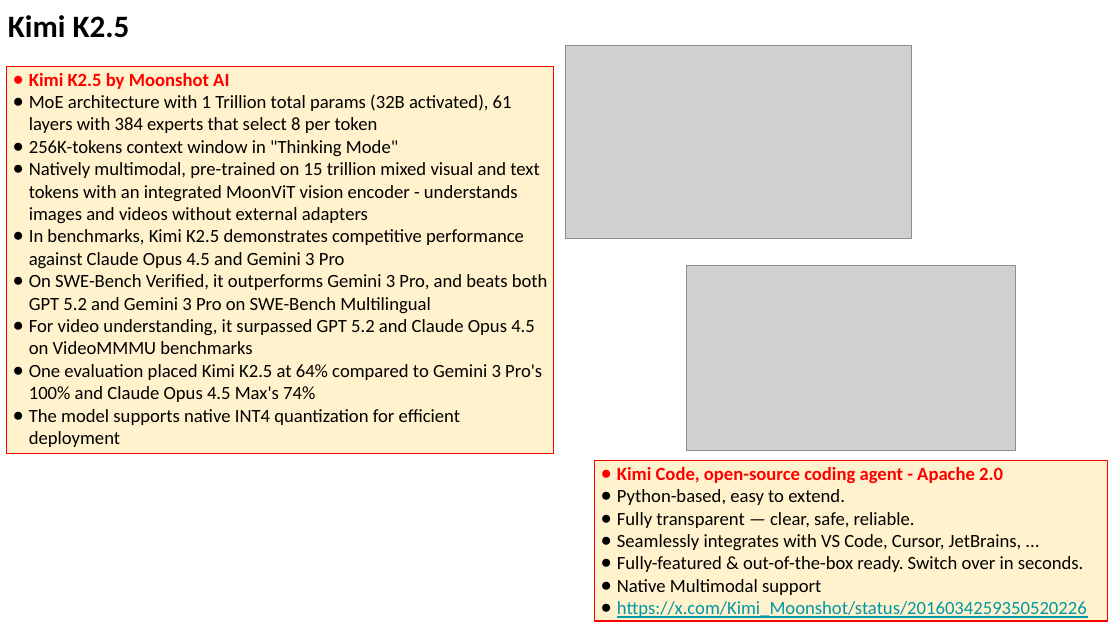
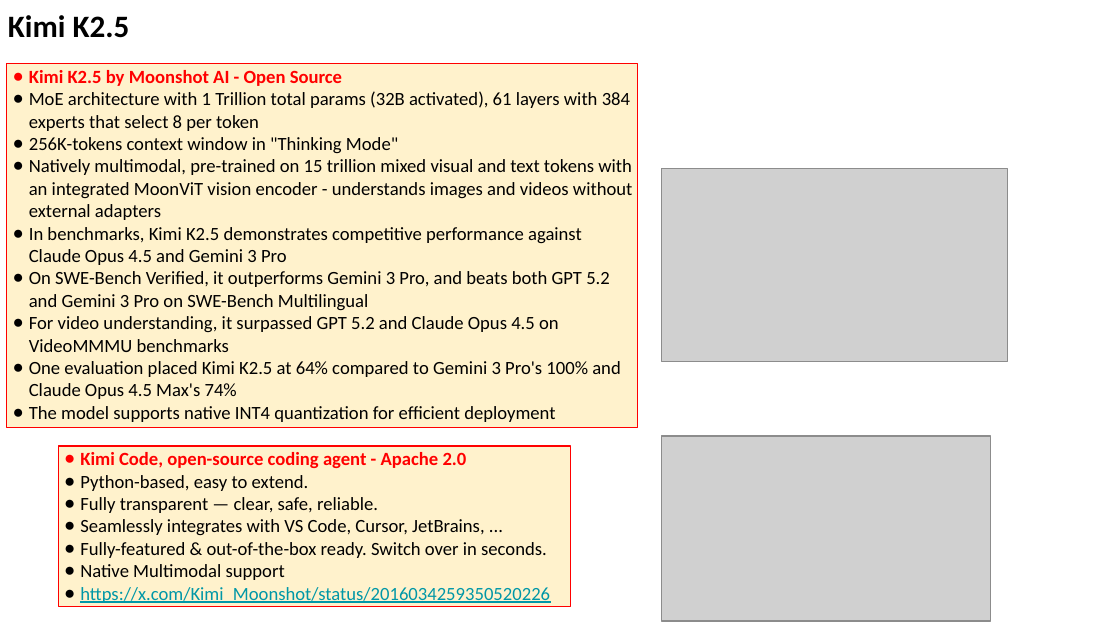
Before and after one commit to lselector/seminar, a slide deck: slide 6 of 2026/2026-01-30-AI-Updates.pptx (slide 5 before the commit). Drawn at 1120x630 pixels with LibreOffice and Linux fonts; fonts in the diff are those of the drawing; grey boxes stand for pictures. Boxes give left, top, right and bottom in pixels: in the first picture for what was removed or moved away, otherwise in the second. Text is boxed around its words. In the diff, an @@ line names an element or a change of style, - is before the commit and + after.

```diff
--- a/2026/2026-01-30-AI-Updates.pptx
+++ b/2026/2026-01-30-AI-Updates.pptx
@@ rectangle "Kimi K2.5 by Moonshot AI ...": place and size @@
-rectangle "Kimi K2.5 by Moonshot AI ..." at box(7, 66, 553, 452)
+rectangle "Kimi K2.5 by Moonshot AI ..." at box(7, 64, 637, 428)
@@ text in rectangle at box(29, 70, 342, 86): text changed @@
-● Kimi K2.5 by Moonshot AI
+● Kimi K2.5 by Moonshot AI - Open Source
@@ picture: place and size @@
-picture at box(566, 45, 912, 239)
+picture at box(662, 168, 1008, 362)
@@ rectangle "Kimi Code, open-source coding agent ...": place and size @@
-rectangle "Kimi Code, open-source coding agent ..." at box(595, 460, 1108, 620)
+rectangle "Kimi Code, open-source coding agent ..." at box(58, 446, 571, 606)
@@ picture: place and size @@
-picture at box(687, 265, 1016, 450)
+picture at box(662, 436, 991, 620)
```
Also in this commit, not shown: 18 other slides changed, 1 slide added.
